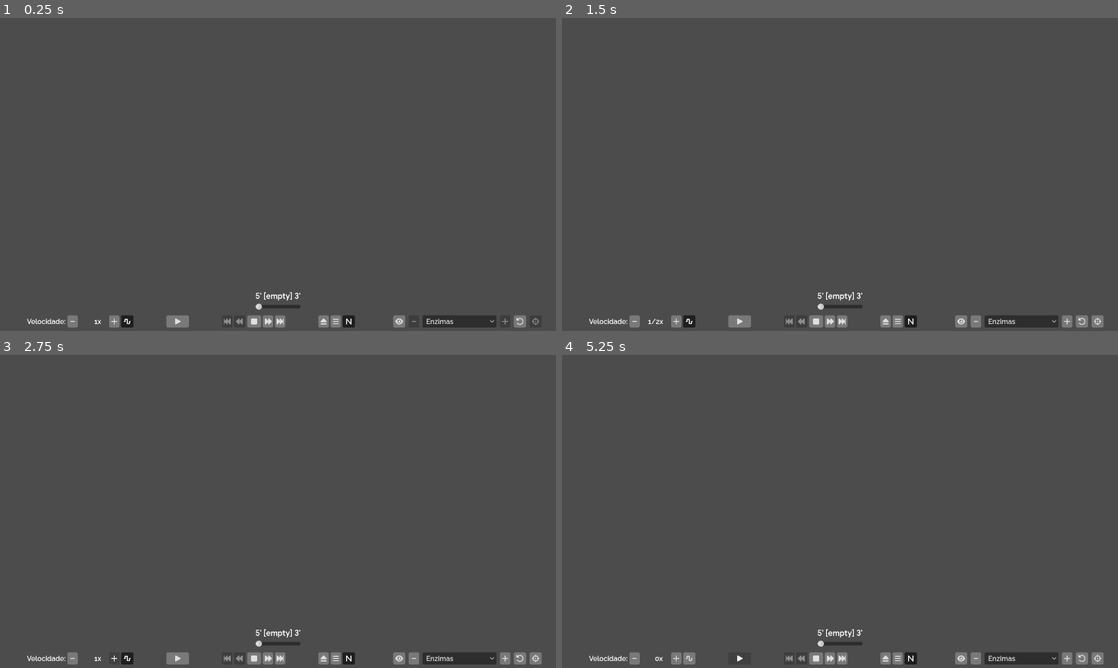
Above: before the commit, frames 1-4 (two rows, left to right).
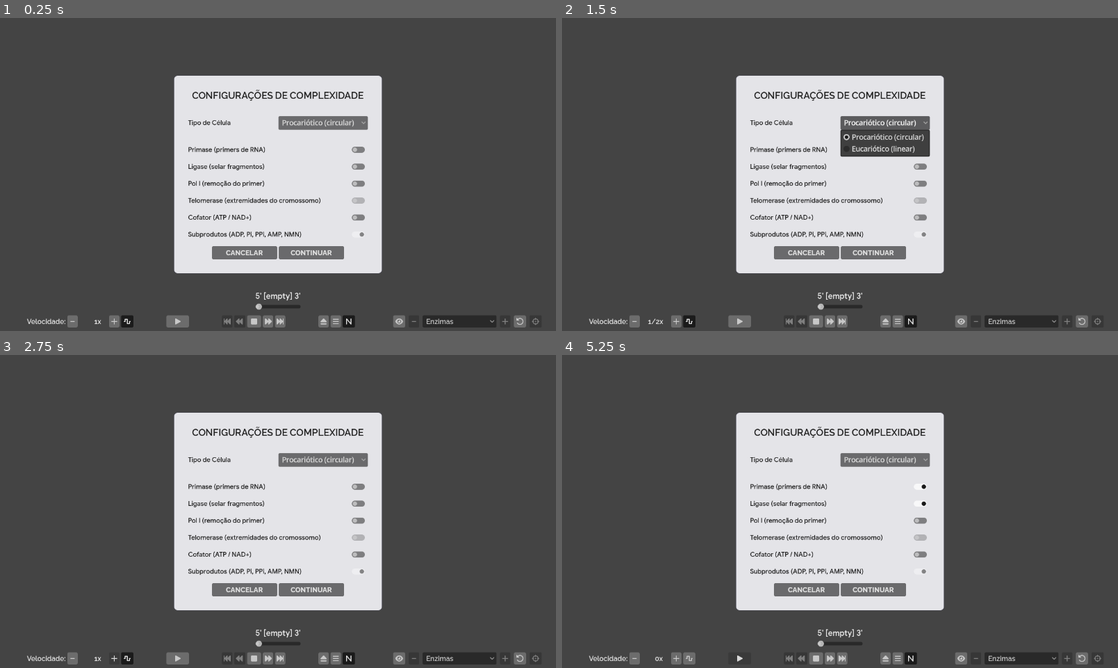
Above: after the commit, the same moments.

Repository: ideatomik/mol-sim
Game: Godot game, scene res://scenes/simulation.tscn
Two runs of this game, one before a commit and one after it. Both use one fixed random seed, a clock stepped at 60 frames per second and the inputs below.
Inputs (mouse positions are in pixels of both pictures, inside the frame that each line leads up to):
- Up to frame 1 (0.25 s): no input
- Up to frame 2 (1.5 s): click "-" at 0.5 s; click (884, 124) at 1.25 s, where only the run after the commit has a clickable "Procariótico (circular)"
- Up to frame 3 (2.75 s): click "+" at 2 s
- Up to frame 4 (5.25 s): click (917, 486) at 2.77 s; click "" at 3.5 s; click (917, 505) at 4.27 s; click "▶" at 5 s

The runs differ from the first frame. In frame 1, 23% of the frame differs, in the area x 5-69%, y 18-98%; in frame 2, 22%; in frame 3, 24%, in the area x 5-98%, y 18-99%; in frame 4, 24%.
Error before the commit: Parse Error: Static function "reflect_about_backbone_axis()" not found in base "RiboseDeriver". (res://scripts/molecule_structure_renderer.gd:581)

Commit message:
Add reflect_about_backbone_axis() and its diagnostics-sync branch
Missing prerequisite for the fork-flip mirror branch already committed
in molecule_structure_renderer.gd (2e52402) — that commit's git-add
swept in the mirror's call site but not its dependencies. Restores a
working tree at HEAD: RiboseDeriver.reflect_about_backbone_axis() now
exists, and molecule_geometry_diagnostics.gd's _derive_full_residue()
mirrors the same branch so the F9 dump matches what the renderer
actually draws.

Diff:
--- a/scripts/molecule_geometry_diagnostics.gd
+++ b/scripts/molecule_geometry_diagnostics.gd
@@ -312,7 +312,20 @@
 	# since this function only receives a partner WORLD POSITION, not a
 	# partner key it could classify itself.
 	var substituent_positions: Dictionary = {}
-	if is_self_paired_template:
+	# Fork-flip build (docs/MolecularStructureDesign.md, "Self-paired
+	# fork-flip as a deliberate, labeled 2D mirror") — mirrors
+	# _rebuild_layout()'s identical branch exactly, same reason the rest of
+	# this function mirrors it: this dump must report the same geometry the
+	# live renderer actually draws, never a second independent computation
+	# that can silently drift out of sync (as this one just did).
+	var self_paired_sign: float = renderer._strand_direction_sign(strand)
+	if is_self_paired_template and self_paired_sign < 0.0:
+		var natural_substituents: Dictionary = RiboseDeriver.derive_substituents(topology, "incoming.", ring_positions, bond_length, toward_next, toward_previous)
+		var c4_id: int = topology.find_by_role("incoming.c4_prime")
+		var axis_y: float = ring_positions[c4_id].y
+		ring_positions = RiboseDeriver.reflect_about_backbone_axis(ring_positions, axis_y)
+		substituent_positions = RiboseDeriver.reflect_about_backbone_axis(natural_substituents, axis_y)
+	elif is_self_paired_template:
 		if not renderer._self_paired_geometry_cache.has(cache_key):
 			renderer._self_paired_geometry_cache[cache_key] = RiboseDeriver.bake_self_paired_geometry(topology, "incoming.", bond_length, pairing_direction, toward_next, toward_previous, renderer.tm.molecular_atom_radius)
 		var baked: Dictionary = renderer._self_paired_geometry_cache[cache_key]
--- a/scripts/ribose_deriver.gd
+++ b/scripts/ribose_deriver.gd
@@ -275,6 +275,29 @@
 	for id in local_positions:
 		rotated[id] = 2.0 * pivot - local_positions[id]
 	return rotated
+
+## Pedagogical fork-flip (docs/MolecularStructureDesign.md, "Self-paired
+## fork-flip as a deliberate, labeled 2D mirror"): reflects every atom
+## about the horizontal line y = axis_y, i.e. (x, y) -> (x, 2*axis_y - y).
+## This is the flat-plane projection of a real 180-degree rotation about an
+## in-plane axis (here, the residue's own C4'-C5' bond, which sits exactly
+## horizontal in the natural, unrotated local frame). Unlike
+## apply_strand_direction()'s point-reflection (det +1 in 2D, winding-order
+## safe), this is a 2D mirror (det -1) by construction: the whole point is
+## to visually show the residue turning around its own backbone bond, which
+## this flat renderer cannot represent as a true rotation. Deliberately
+## separate from apply_strand_direction() rather than folded into it -- the
+## two answer different questions (which way is 5'->3' running vs. which
+## face of the residue is toward the viewer) and callers choose one or the
+## other, never both, for a given residue. Callers MUST pair this with the
+## on-screen didactic disclaimer the design doc requires -- this function
+## does not and cannot enforce that itself.
+static func reflect_about_backbone_axis(local_positions: Dictionary, axis_y: float) -> Dictionary:
+	var reflected: Dictionary = {}
+	for id in local_positions:
+		var p: Vector2 = local_positions[id]
+		reflected[id] = Vector2(p.x, 2.0 * axis_y - p.y)
+	return reflected
 
 ## Self-paired geometry bake, Stage 1: ring construction (docs/
 ## MolecularStructureDesign.md, "Self-paired geometry is baked once per
